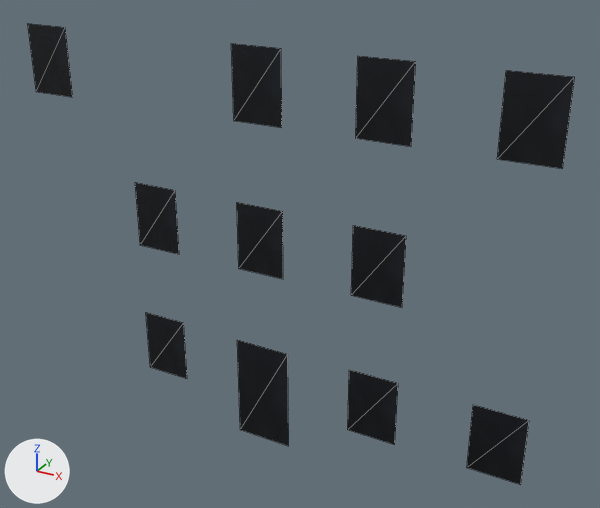
Two versions of the OBJ model resources/blender/zombie_street/Street_BlockR0_Glass.obj, one commit apart.
Camera for both pictures: a 50 mm lens placed at (8.21, -13.47, 10.85), pointed at (0.68, 0.22, 4.01). Every picture has the same lights, and +X, +Y and +Z are marked at lower left. The first picture is the older version. Mesh edges are drawn as thin lines. Where no turn or scale is listed for an object, it has been applied to the vertices.

Objects in the first picture: 'Street_BlockR0_Glass'.
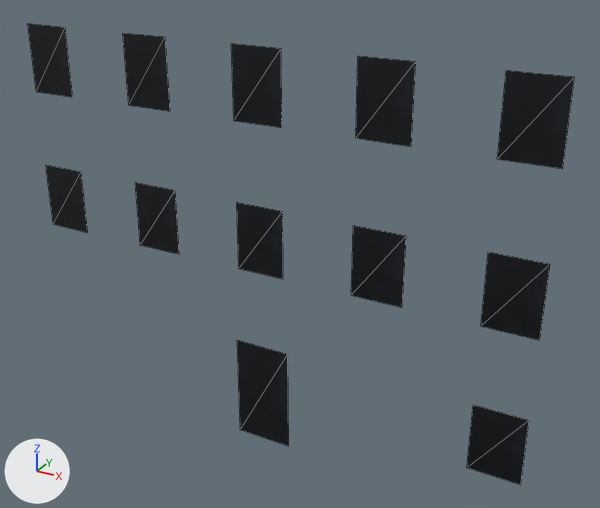
The edits, one by one:
me_street_blockr0_glass is used by ob_street_blockr0_glass; location (0.0, 0.0, 0.0).
me_street_blockr0_glass had 44 vertices, 22 faces and spanned x -5.74..5.74, y -0.23..-0.22, z -0.49..8.21.
me_street_blockr0_glass now has 48 vertices, 24 faces and spans x -5.74..5.74, y -0.23..-0.22, z -0.49..8.21.
me_street_blockr0_glass part 1: the loose piece of 4 vertices spanning x -3.13..-2.07, y -0.22, z 0.44..1.91 is moved by (-2.6, 0.0, 3.15).
me_street_blockr0_glass part 2: the loose piece of 4 vertices spanning x 2.07..3.13, y -0.22, z 0.44..1.91 is moved by (-5.2, 0.0, 6.3).
me_street_blockr0_glass part 3: the loose piece of 4 vertices spanning x 2.07..3.13, y -0.22, z 3.59..5.06 is copied, and the copy is moved by (2.6, 0.0, 0.0); it spans x 4.66..5.74, y -0.22, z 3.59..5.06.

Changed parts and their boxes (x1, y1, x2, y2) in the pictures (600 x 508 px; the box of a moved part takes in the faces that stretch with it):
part 1 of me_street_blockr0_glass, moved or reshaped
    before: (146, 312, 187, 378)
    after: (46, 165, 88, 233)
part 2 of me_street_blockr0_glass, moved or reshaped
    before: (348, 370, 398, 445)
    after: (123, 33, 170, 111)
part 3 of me_street_blockr0_glass, added
    after: (481, 252, 550, 340)
